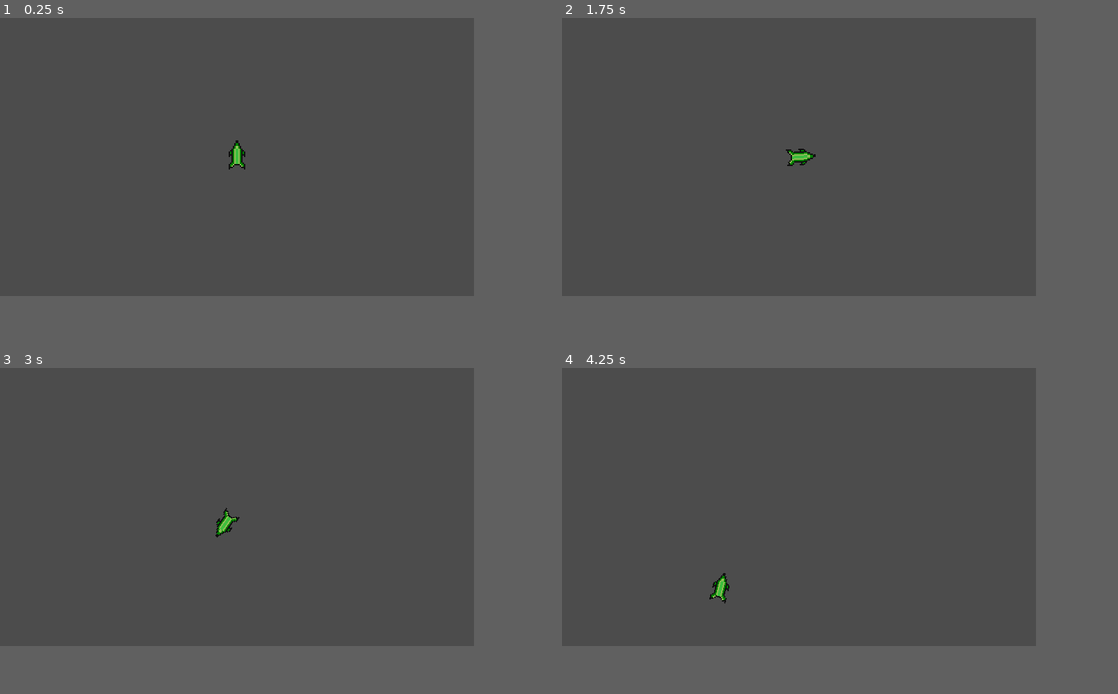
Above: before the commit, frames 1-4 (two rows, left to right).
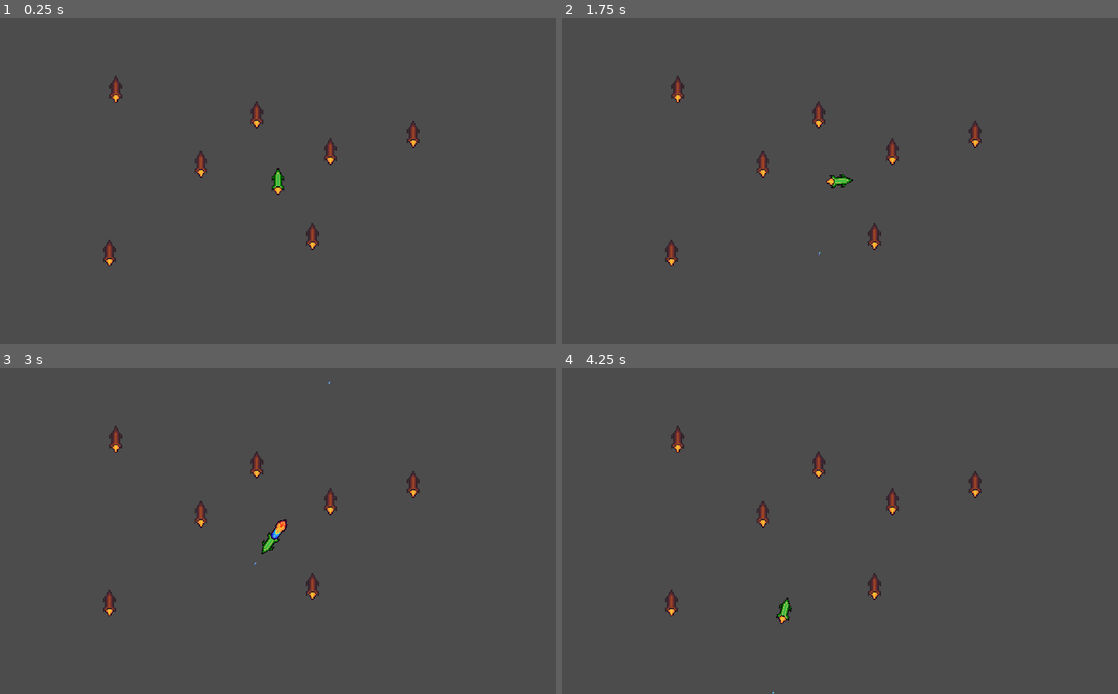
Above: after the commit, the same moments.

Repository: yuyutsupoudel/space_shooter
Game: Godot game, scene res://World/Test world.tscn
The game is run twice, just before and just after one commit, with the same random seed, the same clock (stepped at 60 frames per second) and the same inputs.
Inputs:
- Up to frame 1 (0.25 s): no input
- Up to frame 2 (1.75 s): tap Enter at 0.5 s; hold Right (ui_right) 0.53-1.28 s; tap Space (ui_shoot, bound only after the commit) at 0.6, 1.35 s; hold Left (ui_left) from 1.28 s (still down)
- Up to frame 3 (3 s): release Left (ui_left) at 2.03 s; hold Right (ui_right) 2.03-2.78 s; tap Space (ui_shoot, bound only after the commit) at 2.1, 2.85 s; hold Up (ui_up) from 2.78 s (still down)
- Up to frame 4 (4.25 s): release Up (ui_up) at 3.53 s; hold Left (ui_left) from 3.53 s (still down); tap Space (ui_shoot, bound only after the commit) at 3.6 s
In our replay, the window is 682x400 before the commit and 800x469 after it. These sizes can differ from the game's own. Grey fills any space a smaller window leaves; there, only what the larger window draws over its background counts as a difference.

The runs differ from the first frame. In frame 1, 1.2% of the frame differs, in the area x 18-76%, y 17-77%; in frame 2, 1.2%; in frame 3, 1.3%, in the area x 18-76%, y 4-77%; in frame 4, 1.2%.

Commit message:
Player can shoot now

Diff:
--- /dev/null
+++ b/Actors/Enemy.gd
@@ -0,0 +1,5 @@
+extends KinematicBody2D
+onready var PlayerDetectionZone = $PlayerDetectionZone
+func _physics_process(delta):
+	if PlayerDetectionZone.player!=null:
+		pass
--- a/Actors/Enemy.tscn
+++ b/Actors/Enemy.tscn
@@ -1,11 +1,31 @@
-[gd_scene load_steps=2 format=2]
+[gd_scene load_steps=6 format=2]
 
 [ext_resource path="res://ROCKET.png" type="Texture" id=1]
+[ext_resource path="res://Actors/Booster.tscn" type="PackedScene" id=2]
+[ext_resource path="res://Others/PlayerDetectionZone.tscn" type="PackedScene" id=3]
+[ext_resource path="res://Actors/Enemy.gd" type="Script" id=4]
+
+[sub_resource type="CircleShape2D" id=1]
+radius = 111.719
 
 [node name="Enemy" type="KinematicBody2D"]
+collision_layer = 2
+script = ExtResource( 4 )
 
 [node name="Sprite" type="Sprite" parent="."]
 texture = ExtResource( 1 )
 
 [node name="CollisionPolygon2D" type="CollisionPolygon2D" parent="."]
+visible = false
 polygon = PoolVector2Array( 0.0815029, -11.9916, -5.98561, -3.87774, -5.98561, 8.98746, 6.09526, 9.00025, 6.09526, -3.66956 )
+
+[node name="Booster" parent="." instance=ExtResource( 2 )]
+show_behind_parent = true
+position = Vector2( 0.122086, 5.84059 )
+
+[node name="PlayerDetectionZone" parent="." instance=ExtResource( 3 )]
+
+[node name="Zone" parent="PlayerDetectionZone" index="0"]
+shape = SubResource( 1 )
+
+[editable path="PlayerDetectionZone"]
--- a/Actors/Player.gd
+++ b/Actors/Player.gd
@@ -1,23 +1,36 @@
 extends KinematicBody2D
 var MAX_SPEED = 1000
 var speed = 70
-var FRICTION = 10
+var FRICTION = 50
 var ACCLERATION = 100
 var velocity = Vector2.ZERO
 var rotation_speed = 5
+signal shoot
+
+onready var Booster = $Booster
+onready var Bullet = preload("res://Others/PlayerBullet.tscn")
+
 func _physics_process(delta):
 	get_player_input(delta)
 	move_and_slide(velocity)
+func shoot():
+	var dir = Vector2(0,-1).rotated(global_rotation)
+	emit_signal("shoot",Bullet,$Position2D.global_position,dir)
 
 func get_player_input(delta):
 	var rotation_direction = 0
+	if Input.is_action_just_pressed("ui_shoot"):
+		shoot()
 	if Input.is_action_pressed("ui_right"):
 		rotation_direction +=1
 	if Input.is_action_pressed("ui_left"):
 		rotation_direction-=1
+	if Input.is_action_just_pressed("ui_up"):
+		Booster.play("start")
+	if Input.is_action_just_released("ui_up"):
+		Booster.play("stop")
 	if Input.is_action_pressed("ui_up"):
 		velocity = Vector2(0,-speed).rotated(rotation)
-		print(velocity)
 	else:
 		velocity = velocity.move_toward(Vector2.ZERO,FRICTION*delta)
 	rotation+=rotation_direction*rotation_speed*delta
--- a/Actors/Player.tscn
+++ b/Actors/Player.tscn
@@ -1,17 +1,28 @@
-[gd_scene load_steps=4 format=2]
+[gd_scene load_steps=5 format=2]
 
 [ext_resource path="res://ROCKE3.png" type="Texture" id=1]
 [ext_resource path="res://Actors/Player.gd" type="Script" id=2]
+[ext_resource path="res://Actors/Booster.tscn" type="PackedScene" id=3]
 
 [sub_resource type="CapsuleShape2D" id=1]
 radius = 3.7478
 height = 16.1349
 
 [node name="Player" type="KinematicBody2D"]
+collision_mask = 2
 script = ExtResource( 2 )
 
 [node name="Sprite" type="Sprite" parent="."]
 texture = ExtResource( 1 )
 
 [node name="CollisionShape2D" type="CollisionShape2D" parent="."]
+visible = false
 shape = SubResource( 1 )
+
+[node name="Booster" parent="." instance=ExtResource( 3 )]
+show_behind_parent = true
+position = Vector2( 0, 5.97569 )
+
+[node name="Position2D" type="Position2D" parent="."]
+position = Vector2( 0.00165129, -11.9677 )
+rotation = 1.5708
--- a/Node2D.tscn
+++ b/Node2D.tscn
@@ -7,8 +7,6 @@
 
 [node name="Booster" parent="." instance=ExtResource( 1 )]
 position = Vector2( 37.3736, 30.9225 )
-animation = "running"
-frame = 1
 
 [node name="Enemy" parent="." instance=ExtResource( 2 )]
 position = Vector2( 37.2214, 25.9072 )
--- /dev/null
+++ b/Others/Bullet.gd
@@ -0,0 +1,26 @@
+extends Area2D
+var speed = 150
+
+
+
+var velocity
+func start(_position,_direction):
+	position = _position
+	rotation = _direction.angle()
+	#$LifeTime.wait_time = lifetime
+	velocity = _direction *speed
+
+func _process(delta):
+	position +=velocity*delta
+
+
+func _on_Bullet_body_entered(body):
+	explode()
+	body.queue_free()
+
+func explode():
+	queue_free()
+
+
+func _on_LifeTime_timeout():
+	explode()
--- /dev/null
+++ b/Others/Bullet.tscn
@@ -0,0 +1,21 @@
+[gd_scene load_steps=3 format=2]
+
+[ext_resource path="res://Others/Bullet.gd" type="Script" id=2]
+
+[sub_resource type="RectangleShape2D" id=1]
+extents = Vector2( 0.501823, 1.47924 )
+
+[node name="Bullet" type="Area2D"]
+position = Vector2( 0.0173845, 0 )
+collision_layer = 0
+collision_mask = 0
+script = ExtResource( 2 )
+
+[node name="CollisionShape2D" type="CollisionShape2D" parent="."]
+shape = SubResource( 1 )
+
+[node name="LifeTime" type="Timer" parent="."]
+process_mode = 0
+autostart = true
+[connection signal="body_entered" from="." to="." method="_on_Bullet_body_entered"]
+[connection signal="timeout" from="LifeTime" to="." method="_on_LifeTime_timeout"]
--- /dev/null
+++ b/Others/PlayerBullet.tscn
@@ -0,0 +1,18 @@
+[gd_scene load_steps=3 format=2]
+
+[ext_resource path="res://Others/Bullet.tscn" type="PackedScene" id=1]
+[ext_resource path="res://player bullet.png" type="Texture" id=2]
+
+[node name="PlayerBullet" instance=ExtResource( 1 )]
+collision_layer = 4
+collision_mask = 2
+
+[node name="Sprite" type="Sprite" parent="." index="0"]
+rotation = -1.5708
+texture = ExtResource( 2 )
+
+[node name="CollisionShape2D" parent="." index="1"]
+rotation = -1.5708
+
+[node name="LifeTime" parent="." index="2"]
+wait_time = 2.0
--- /dev/null
+++ b/Others/PlayerDetectionZone.gd
@@ -0,0 +1,8 @@
+extends Area2D
+var player = null
+func _on_PlayerDetectionZone_body_entered(body):
+	player = body
+
+
+func _on_PlayerDetectionZone_body_exited(body):
+	player = null
--- /dev/null
+++ b/Others/PlayerDetectionZone.tscn
@@ -0,0 +1,10 @@
+[gd_scene load_steps=2 format=2]
+
+[ext_resource path="res://Others/PlayerDetectionZone.gd" type="Script" id=1]
+
+[node name="PlayerDetectionZone" type="Area2D"]
+script = ExtResource( 1 )
+
+[node name="Zone" type="CollisionShape2D" parent="."]
+[connection signal="body_entered" from="." to="." method="_on_PlayerDetectionZone_body_entered"]
+[connection signal="body_exited" from="." to="." method="_on_PlayerDetectionZone_body_exited"]
--- /dev/null
+++ b/World/Test world.gd
@@ -0,0 +1,9 @@
+extends Node2D
+
+
+
+
+func _on_Player_shoot(bullet,_position,_direction):
+	var b = bullet.instance()
+	add_child(b)
+	b.start(_position,_direction)
--- a/World/Test world.tscn
+++ b/World/Test world.tscn
@@ -1,8 +1,11 @@
-[gd_scene load_steps=2 format=2]
+[gd_scene load_steps=4 format=2]
 
 [ext_resource path="res://Actors/Player.tscn" type="PackedScene" id=1]
+[ext_resource path="res://Actors/Enemy.tscn" type="PackedScene" id=2]
+[ext_resource path="res://World/Test world.gd" type="Script" id=3]
 
 [node name="Node2D" type="Node2D"]
+script = ExtResource( 3 )
 
 [node name="Player" parent="." instance=ExtResource( 1 )]
 position = Vector2( 19.3487, 18.1515 )
@@ -20,3 +23,25 @@
 drag_margin_top = 0.5
 drag_margin_right = 0.5
 drag_margin_bottom = 0.5
+
+[node name="Enemy" parent="." instance=ExtResource( 2 )]
+position = Vector2( 143.664, -25.3925 )
+
+[node name="Enemy2" parent="." instance=ExtResource( 2 )]
+position = Vector2( -129.715, -66.5406 )
+
+[node name="Enemy3" parent="." instance=ExtResource( 2 )]
+position = Vector2( -135.546, 83.9187 )
+
+[node name="Enemy4" parent="." instance=ExtResource( 2 )]
+position = Vector2( 51.0699, 68.7561 )
+
+[node name="Enemy5" parent="." instance=ExtResource( 2 )]
+position = Vector2( -0.249542, -43.2136 )
+
+[node name="Enemy6" parent="." instance=ExtResource( 2 )]
+position = Vector2( -51.569, 2.27408 )
+
+[node name="Enemy7" parent="." instance=ExtResource( 2 )]
+position = Vector2( 67.3988, -9.38943 )
+[connection signal="shoot" from="Player" to="." method="_on_Player_shoot"]
--- a/project.godot
+++ b/project.godot
@@ -21,8 +21,8 @@
 
 [display]
 
-window/size/width=341
-window/size/height=200
+window/size/width=511
+window/size/height=300
 window/size/resizable=false
 window/size/test_width=1024
 window/size/test_height=600
@@ -52,6 +52,20 @@
 "svg/scale": 1.0
 }
 
+[input]
+
+ui_shoot={
+"deadzone": 0.5,
+"events": [ Object(InputEventKey,"resource_local_to_scene":false,"resource_name":"","device":0,"alt":false,"shift":false,"control":false,"meta":false,"command":false,"pressed":false,"scancode":32,"unicode":0,"echo":false,"script":null)
+ ]
+}
+
+[layer_names]
+
+2d_physics/layer_1="player"
+2d_physics/layer_2="enemies"
+2d_physics/layer_3="bulletes"
+
 [rendering]
 
 environment/default_environment="res://default_env.tres"
